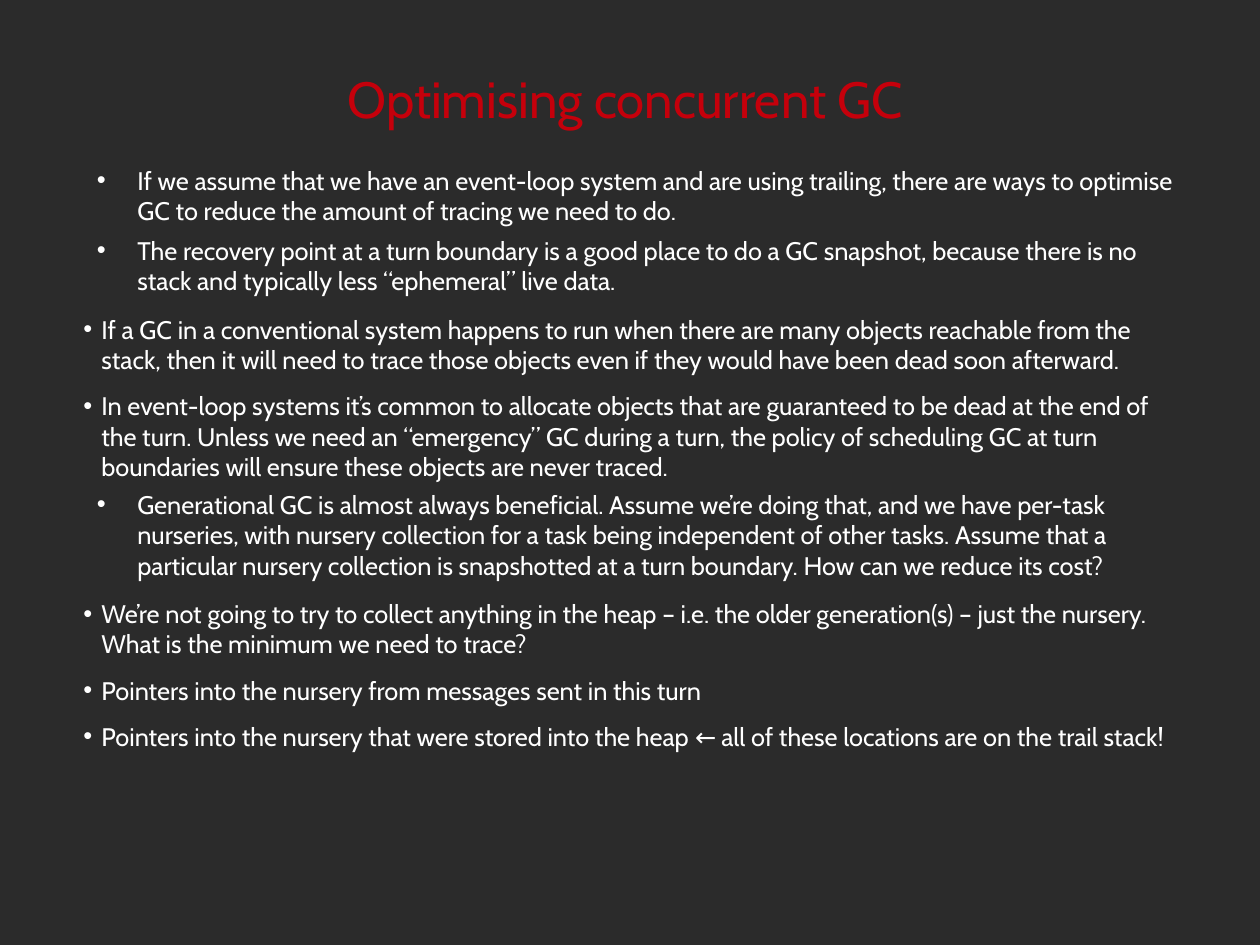
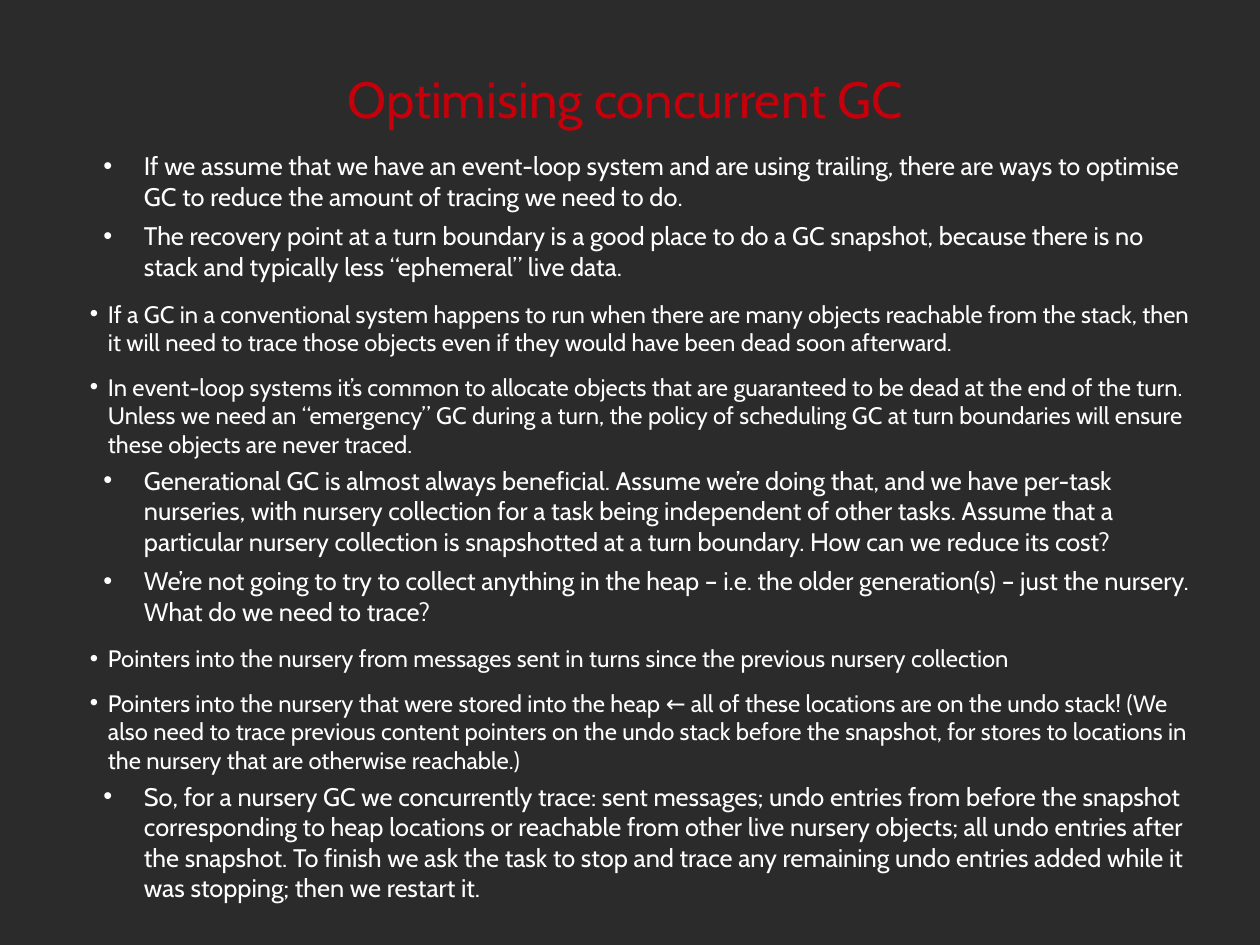
Before and after one commit to noether-lang/noether, a slide deck: slide 27 of doc/presentations/StrangeLoop2014/handling.odp. Drawn at 1260x945 pixels with LibreOffice and Linux fonts; fonts in the diff are those of the drawing; background and template pictures are left out; a plain dark background stands for a picture behind light text. Boxes give left, top, right and bottom in pixels: in the first picture for what was removed or moved away, otherwise in the second. Text is boxed around its words. In the diff, an @@ line names an element or a change of style, - is before the commit and + after.

Commit message:
Corrections to Strange Loop 2014 presentation.

```diff
--- a/doc/presentations/StrangeLoop2014/handling.odp
+++ b/doc/presentations/StrangeLoop2014/handling.odp
@@ text "If we assume that we ...": place and size @@
-text "If we assume that we ..." at <box>101,171,1172,752</box>
+text "If we assume that we ..." at <box>108,156,1188,873</box>
@@ text at <box>108,305,1188,459</box>: size 16 to 15 pt in "If a GC in a conventional system ...", "In event-loop systems it’s common to allocate ..." @@
@@ text at <box>108,571,1188,873</box>: text changed @@
-  • We’re not going to try to collect anything in the heap – i.e. the older generation(s) – just the nursery. What is the minimum we need to trace?
-  • Pointers into the nursery from messages sent in this turn
-  • Pointers into the nursery that were stored into the heap ← all of these locations are on the trail stack!
+• We’re not going to try to collect anything in the heap – i.e. the older generation(s) – just the nursery. What do we need to trace?
+  • Pointers into the nursery from messages sent in turns since the previous nursery collection
+  • Pointers into the nursery that were stored into the heap ← all of these locations are on the undo stack! (We also need to trace previous content pointers on the undo stack before the snapshot, for stores to locations in the nursery that are otherwise reachable.)
+• So, for a nursery GC we concurrently trace: sent messages; undo entries from before the snapshot corresponding to heap locations or reachable from other live nursery objects; all undo entries after the snapshot. To finish we ask the task to stop and trace any remaining undo entries added while it was stopping; then we restart it.
```
Also in this commit, not shown: 5 other slides changed, 3 other files.
